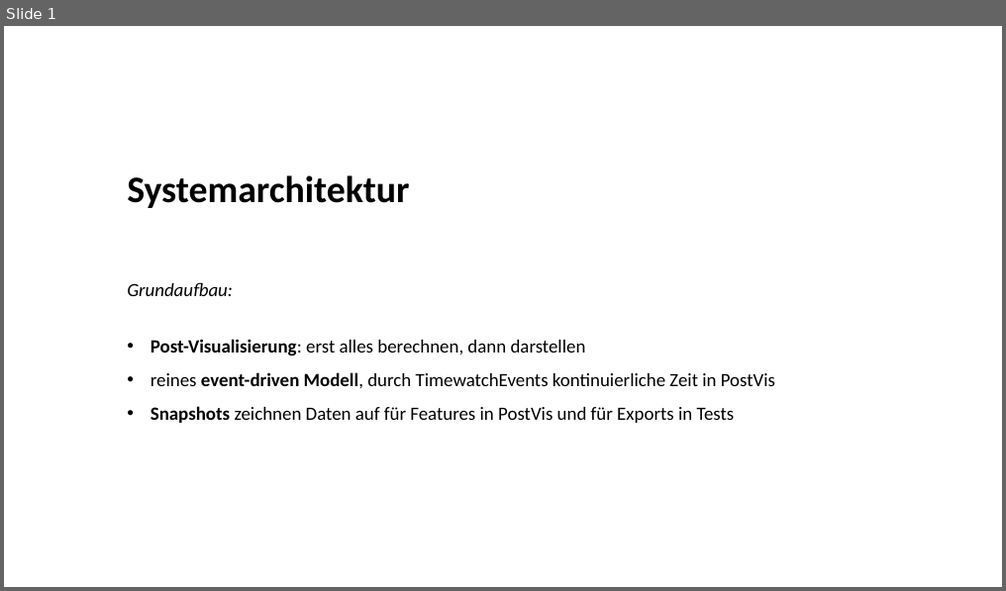
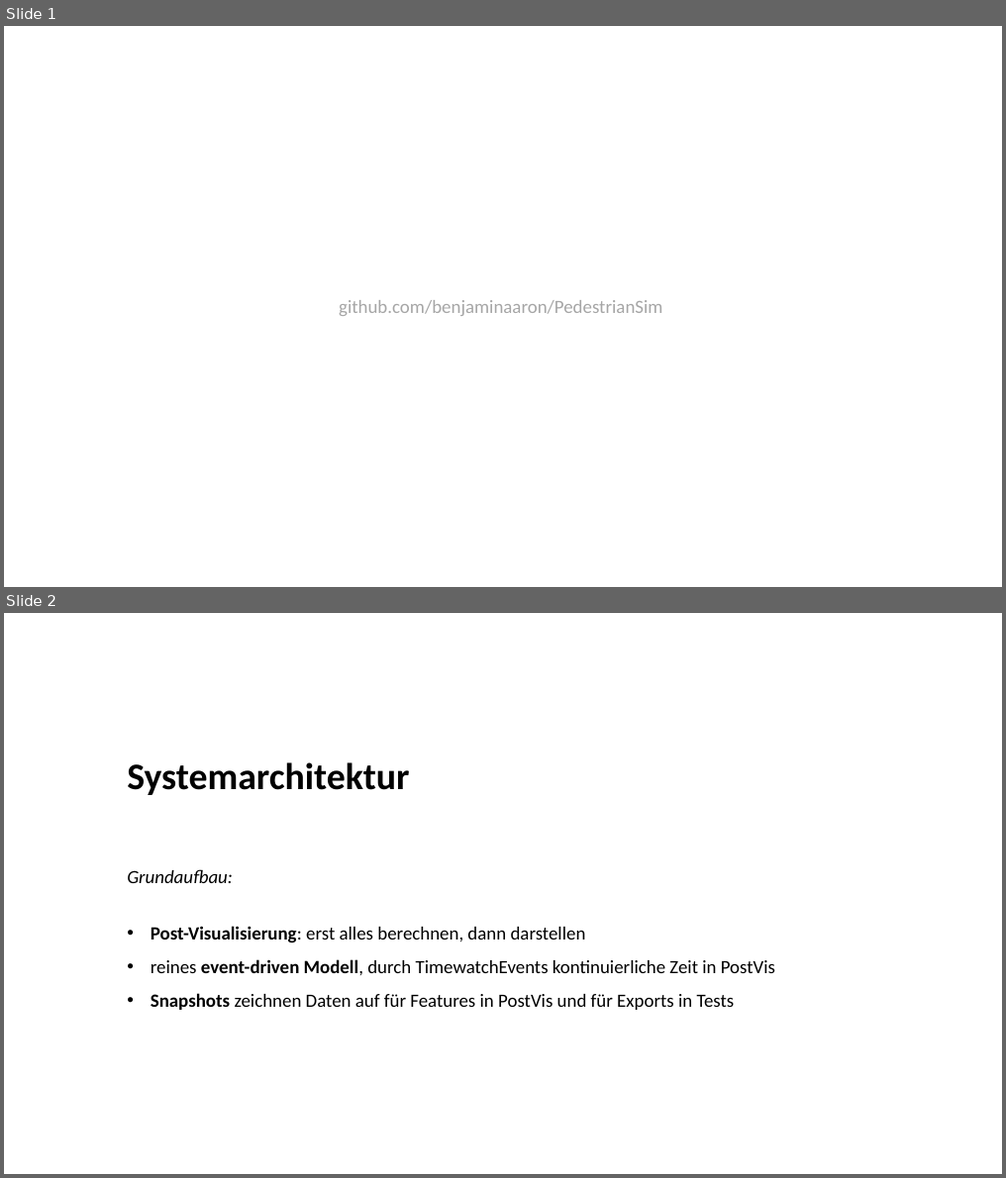
Before and after one commit to benjaminaaron/PedestrianSim, a slide deck: Systemarchitektur-und-EventQueue.pptx. Shown one above the other, each under a label of ours: slide 1 before the commit, slides 1 and 2 after it. The pictures are 1006x591 and 1006x1178 pixels, drawn with LibreOffice and Linux fonts; fonts in the diff are those of the drawing. Boxes give left, top, right and bottom in pixels: in the first picture for what was removed or moved away, otherwise in the second. Text is boxed around its words. In the diff, an @@ line names an element or a change of style, - is before the commit and + after.

Commit message:
update pptx

```diff
--- a/Systemarchitektur-und-EventQueue.pptx
+++ b/Systemarchitektur-und-EventQueue.pptx
@@ slide 1 added at (x1=4, y1=26, x2=1002, y2=587), background #FFFFFF @@
@@ text added at (x1=339, y1=300, x2=662, y2=316), 18 pt, text #A6A6A6 @@
+github.com/benjaminaaron/PedestrianSim
@@ what was slide 1 is now slide 2 @@
```
